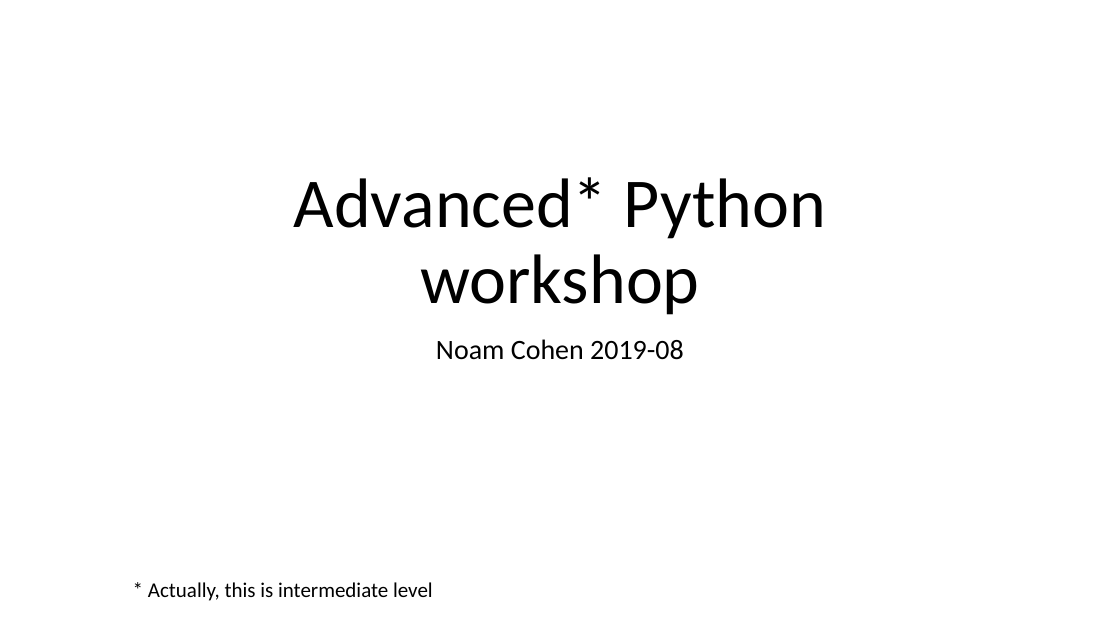
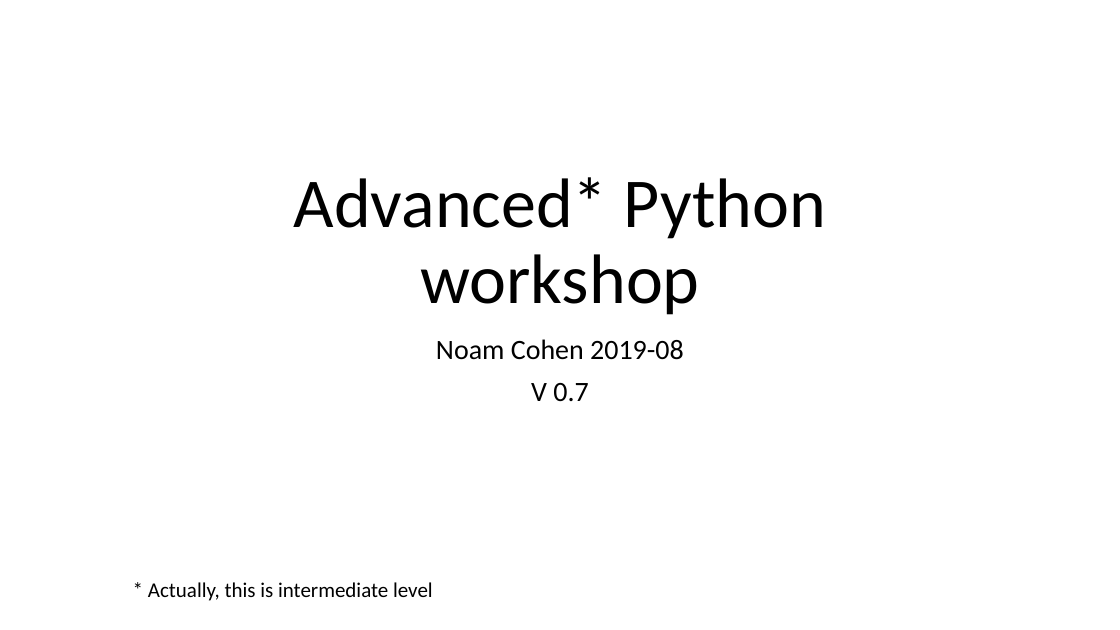
Before and after one commit to scaperex/python_workshop_intermediate, a slide deck: slide 1 of Advanced Python workshop.pptx. Drawn at 1120x630 pixels with LibreOffice and Linux fonts; fonts in the diff are those of the drawing. Boxes give left, top, right and bottom in pixels: in the first picture for what was removed or moved away, otherwise in the second. Text is boxed around its words. In the diff, an @@ line names an element or a change of style, - is before the commit and + after.

```diff
--- a/Advanced Python workshop.pptx
+++ b/Advanced Python workshop.pptx
@@ subtitle at bbox=[531, 383, 588, 401]: paragraph added @@
+V 0.7
```
Also in this commit, not shown: 3 other slides changed, 7 slides added, 1 other file.
